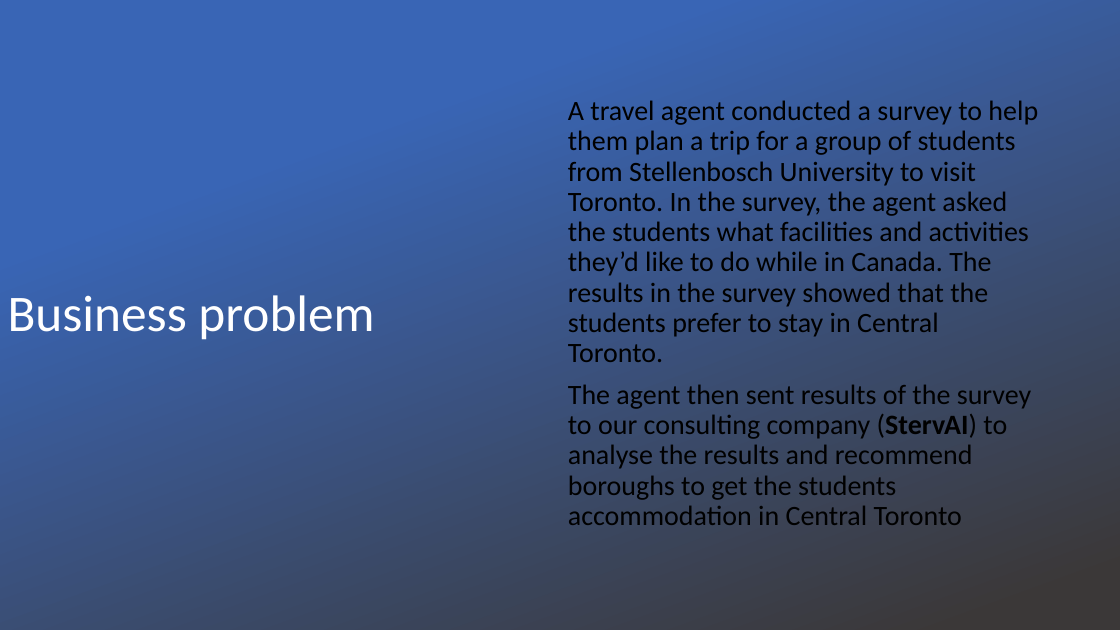
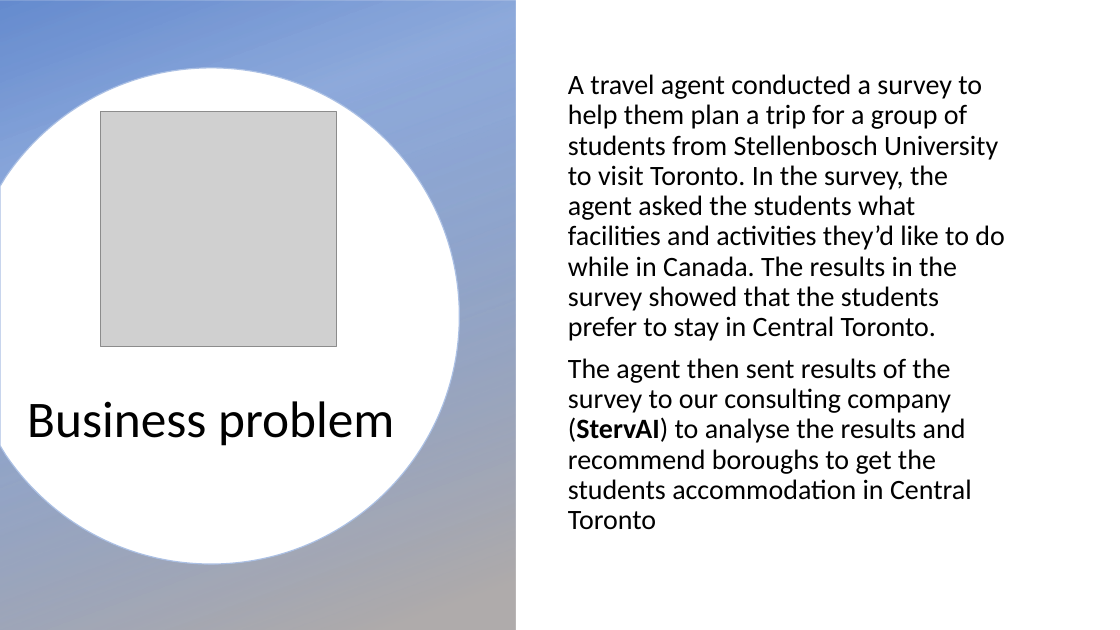
Before and after one commit to wgova/Coursera_Capstone, a slide deck: slide 2 of Business problem.pptx. Drawn at 1120x630 pixels with LibreOffice and Linux fonts; fonts in the diff are those of the drawing; grey boxes stand for pictures; background and template pictures are left out. Boxes give left, top, right and bottom in pixels: in the first picture for what was removed or moved away, otherwise in the second. Text is boxed around its words. In the diff, an @@ line names an element or a change of style, - is before the commit and + after.

Commit message:
Business problem - finalised

```diff
--- a/Business problem.pptx
+++ b/Business problem.pptx
@@ rectangle removed at (0, 0, 1120, 630) @@
@@ rectangle added at (0, 0, 516, 630), fill gradient #4472C4 to #AFABAB @@
@@ text "A travel agent conducted a ..." rewrapped from (568, 100, 1038, 525) to (568, 74, 1004, 530) @@
@@ freeform shape added at (0, 68, 460, 565), fill #FFFFFF, outline #C5C3C3 1 pt @@
@@ picture added at (101, 111, 336, 346) @@
@@ title "Business problem": place and size @@
-title "Business problem" at (8, 295, 374, 340)
+title "Business problem" at (27, 401, 394, 446)
@@ title "Business problem" at (27, 401, 394, 446): text colour #FFFFFF to #000000 @@
```
Also in this commit, not shown: 1 other slide changed, 3 slides added, 2 slides removed, 2 other files.
